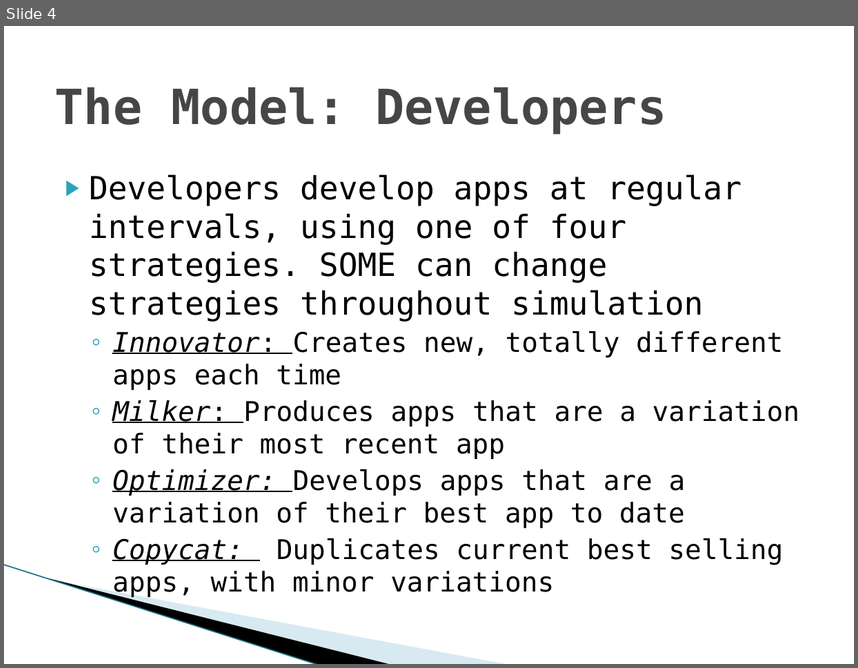
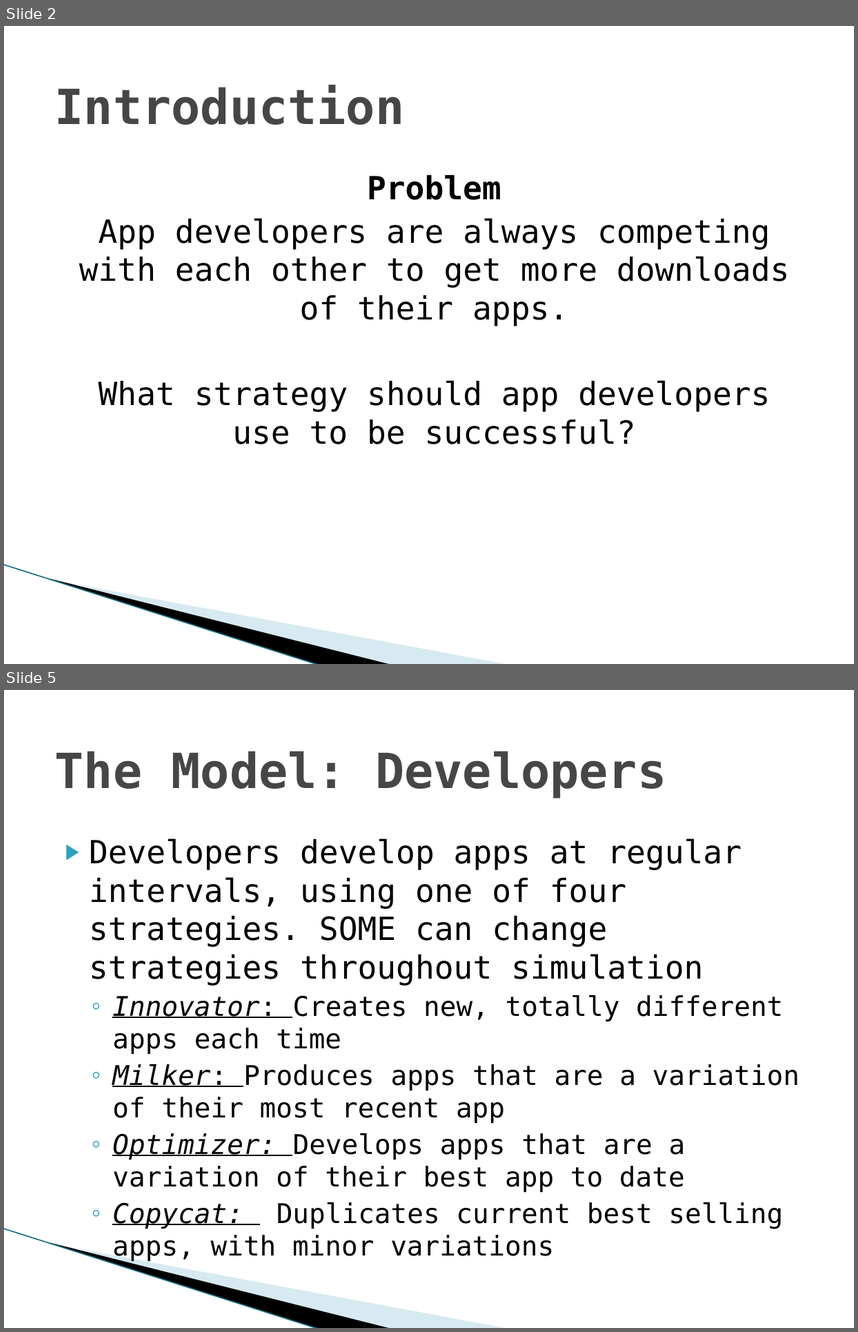
Before and after one commit to vfasburg/cse_848, a slide deck: paper/848_Paper_Presentation_Fasburg_Thomas.pptx. Shown one above the other, each under a label of ours: slide 4 before the commit, slides 2 and 5 after it; the slides between them are not shown. The pictures are 858x668 and 858x1332 pixels, drawn with LibreOffice and Linux fonts; fonts in the diff are those of the drawing; background and template pictures are left out. Boxes give left, top, right and bottom in pixels: in the first picture for what was removed or moved away, otherwise in the second. Text is boxed around its words. In the diff, an @@ line names an element or a change of style, - is before the commit and + after.

```diff
--- a/paper/848_Paper_Presentation_Fasburg_Thomas.pptx
+++ b/paper/848_Paper_Presentation_Fasburg_Thomas.pptx
@@ slide 2 added at bbox=[4, 26, 854, 664], background #FFFFFF; not listed: 3 template elements that a slide beside it also shows @@
@@ title added at bbox=[55, 85, 405, 125], 41 pt, text #464646, bold @@
+Introduction
@@ text added at bbox=[79, 175, 789, 444], 27 pt, text #000000 @@
+Problem
+App developers are always competing with each other to get more downloads of their apps.
+What strategy should app developers use to be successful?
@@ what was slide 4 is now slide 5 @@
```
Also in this commit, not shown: 10 slides changed, 1 other file.
